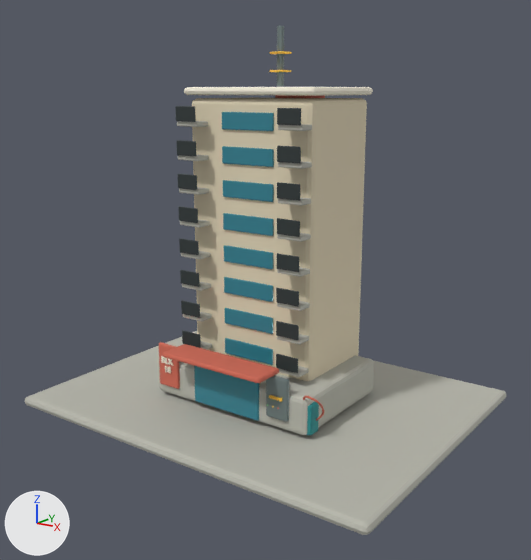
An edit to the Blender file assets/pointblock-call-v2.blend, drawn before and after from the same camera.
Both versions are drawn from a 50 mm lens placed at (12.46, -17.38, 9.14), pointed at (0.17, -0.37, 3.72). Lighting does not change. The marker at lower left points along +X, +Y and +Z. The picture after the commit comes second.

In view in the first picture: 'Ground', 'MR TAN POINT BLOCK CALL KIT · Chalk', 'MR TAN POINT BLOCK CALL KIT · Concrete', 'MR TAN POINT BLOCK CALL KIT · Dark metal', 'MR TAN POINT BLOCK CALL KIT · Deep teal', 'MR TAN POINT BLOCK CALL KIT · Graphic glass', 'MR TAN POINT BLOCK CALL KIT · Ink', 'MR TAN POINT BLOCK CALL KIT · Signal yellow', 'MR TAN POINT BLOCK CALL KIT · Terracotta', 'MR TAN POINT BLOCK CALL KIT · Warm plaster'.
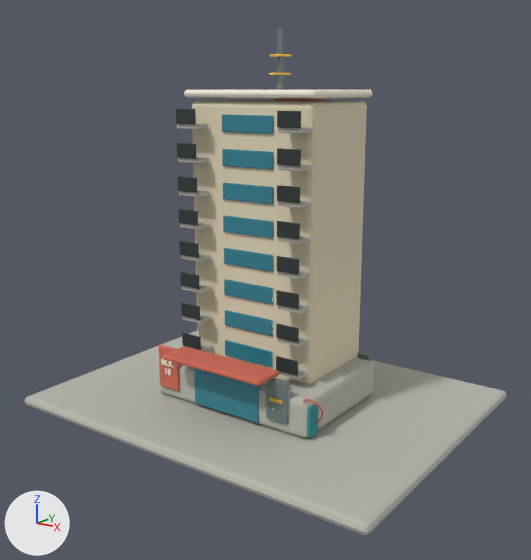
What changed in the scene script:
```text
Change ob_mr_tan_point_block_call_kit___warm_plaster:
    ob_mr_tan_point_block_call_kit___warm_plaster.location: (0.0, 0.55, 4.8) -> (0.0, 0.55, 4.73)
Change ob_mr_tan_point_block_call_kit___ink:
    ob_mr_tan_point_block_call_kit___ink.location: (-1.75, -1.53, 1.83) -> (-1.75, -1.53, 1.76)
Change ob_mr_tan_point_block_call_kit___chalk:
    ob_mr_tan_point_block_call_kit___chalk.location: (0.0, 0.5, 9.1) -> (0.0, 0.5, 9.03)
Change ob_mr_tan_point_block_call_kit___dark_metal:
    ob_mr_tan_point_block_call_kit___dark_metal.location: (0.0, 0.6, 10.0) -> (0.0, 0.6, 9.93)
Change ob_mr_tan_point_block_call_kit___signal_yellow:
    ob_mr_tan_point_block_call_kit___signal_yellow.location: (0.0, 0.6, 9.65) -> (0.0, 0.6, 9.58)
Change ob_mr_tan_point_block_call_kit___concrete:
    ob_mr_tan_point_block_call_kit___concrete.location: (0.0, -0.1, 0.62) -> (0.0, -0.1, 0.55)
Change ob_mr_tan_point_block_call_kit___graphic_glass:
    ob_mr_tan_point_block_call_kit___graphic_glass.location: (0.0, -2.06, 0.92) -> (0.0, -2.06, 0.85)
Change ob_mr_tan_point_block_call_kit___terracotta:
    ob_mr_tan_point_block_call_kit___terracotta.location: (-2.18, -2.08, 1.05) -> (-2.18, -2.08, 0.98)
Change ob_mr_tan_point_block_call_kit___deep_teal:
    ob_mr_tan_point_block_call_kit___deep_teal.location: (2.55, -1.75, 0.55) -> (2.55, -1.75, 0.48)
```

Location of each change, [x1, y1, x2, y2] in pixels of the pictures (531 x 560 px):
'MR TAN POINT BLOCK CALL KIT · Warm plaster', moved: before [192, 97, 367, 381]; after [192, 100, 367, 383]
'MR TAN POINT BLOCK CALL KIT · Graphic glass', moved: before [194, 112, 274, 421]; after [194, 114, 274, 423]
'MR TAN POINT BLOCK CALL KIT · Concrete', moved: before [158, 121, 374, 435]; after [158, 124, 374, 438]
'MR TAN POINT BLOCK CALL KIT · Ink', moved: before [175, 106, 301, 373]; after [176, 109, 301, 376]
'MR TAN POINT BLOCK CALL KIT · Terracotta', moved: before [159, 95, 325, 421]; after [159, 98, 325, 424]
'MR TAN POINT BLOCK CALL KIT · Chalk', moved: before [161, 87, 373, 373]; after [161, 90, 373, 376]
'MR TAN POINT BLOCK CALL KIT · Dark metal', moved: before [266, 26, 289, 422]; after [266, 28, 370, 424]
'MR TAN POINT BLOCK CALL KIT · Deep teal', moved: before [307, 402, 319, 436]; after [307, 403, 319, 438]
'MR TAN POINT BLOCK CALL KIT · Signal yellow', moved: before [269, 51, 292, 408]; after [269, 54, 292, 410]
